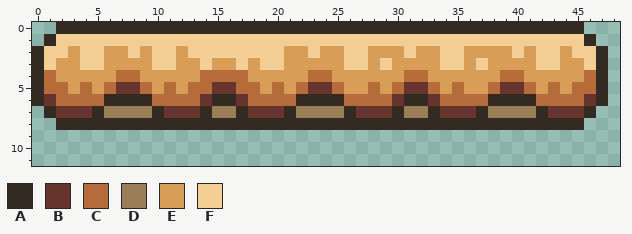
File history of a pixel-art sprite, assets/piattaforme1.png. The picture above is the old version.
Colours within 5 levels of each other are drawn and written as one. Shown: x 0..48, y 0..11.
Palette (. is transparent): A #332a22  B #67332d  C #b66b3a  D #997d57  E #d89e58  F #f3cf95
After:
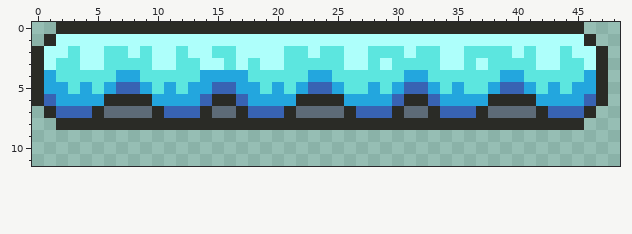
Change:
file 64x16 -> 576x144 pixels (blocks of 1x1 -> 9x9; one block is one cell here)
@@ palette @@
-A #332a22
+A #2a2b26
-B #67332d
+B #3863b3
-C #b66b3a
+C #23a6de
-D #997d57
+D #5d6b77
-E #d89e58
+E #5ce6df
-F #f3cf95
+F #aefffb
@@ x 13..18 @@
  1 FFFFFF
- 2 FFFFFF
- 3 EFEEFE
+ 2 FFEEFF
+ 3 EFFEFE
  4 ECCCCE
Boxes around the changes in both pictures, in picture pixels (x1, y1, x2, y2):
changed: (32, 22, 608, 130)
